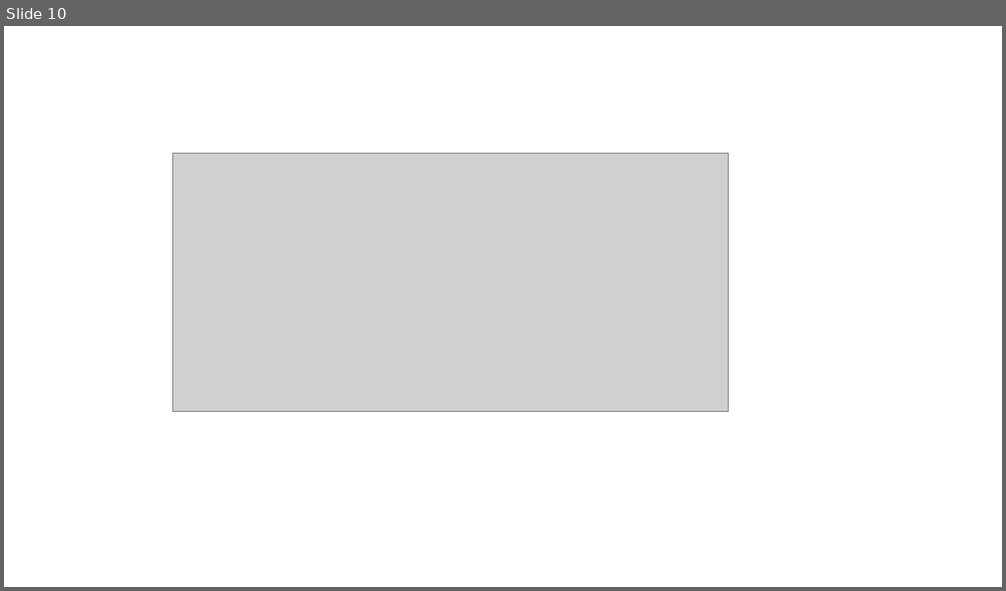
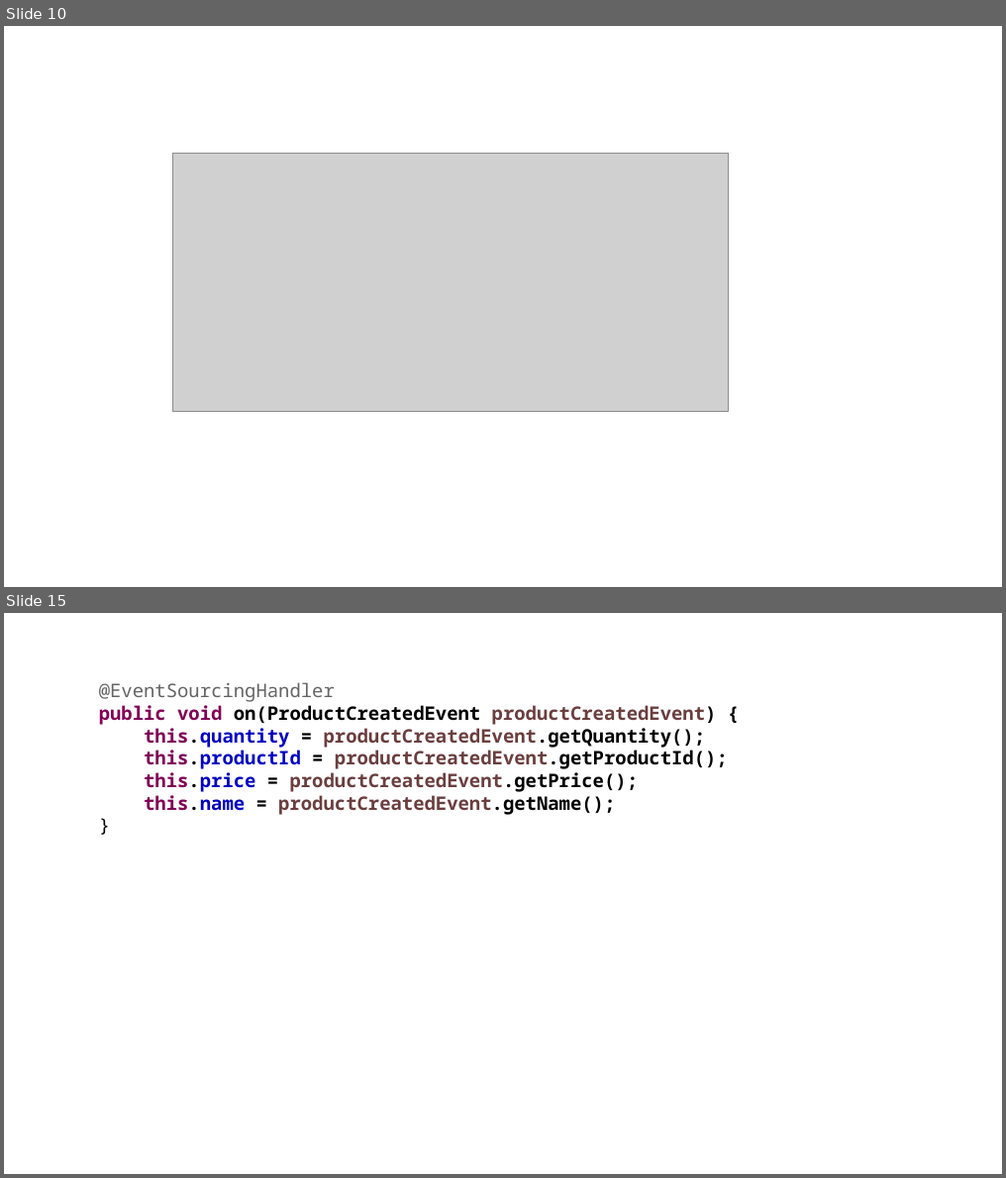
Before and after one commit to radhavkrishna1994/SB_MSA_May_2022, a slide deck: ppts/CQRS.pptx. Shown one above the other, each under a label of ours: slide 10 before the commit, slides 10 and 15 after it; the slides between them are not shown. The pictures are 1006x591 and 1006x1178 pixels, drawn with LibreOffice and Linux fonts; fonts in the diff are those of the drawing; grey boxes stand for pictures. Boxes give left, top, right and bottom in pixels: in the first picture for what was removed or moved away, otherwise in the second. Text is boxed around its words. In the diff, an @@ line names an element or a change of style, - is before the commit and + after.

```diff
--- a/ppts/CQRS.pptx
+++ b/ppts/CQRS.pptx
@@ slide 15 added at bbox=[4, 613, 1002, 1174], background #FFFFFF @@
@@ text added at bbox=[99, 682, 728, 815], 18 pt, text #6A3E3E, bold @@
+@EventSourcingHandler
+public void on(ProductCreatedEvent productCreatedEvent) {
+this.quantity = productCreatedEvent.getQuantity();
+this.productId = productCreatedEvent.getProductId();
+this.price = productCreatedEvent.getPrice();
+this.name = productCreatedEvent.getName();
+}
```
Also in this commit, not shown: 1 slide changed, 4 other slides added, 19 other files.
